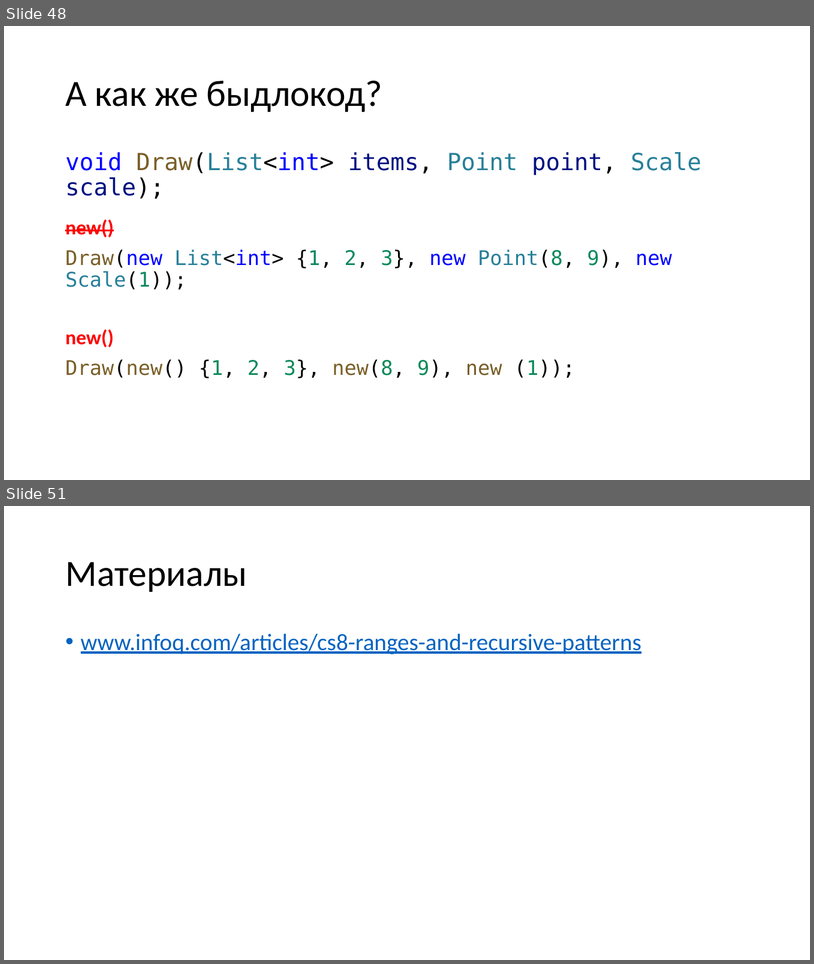
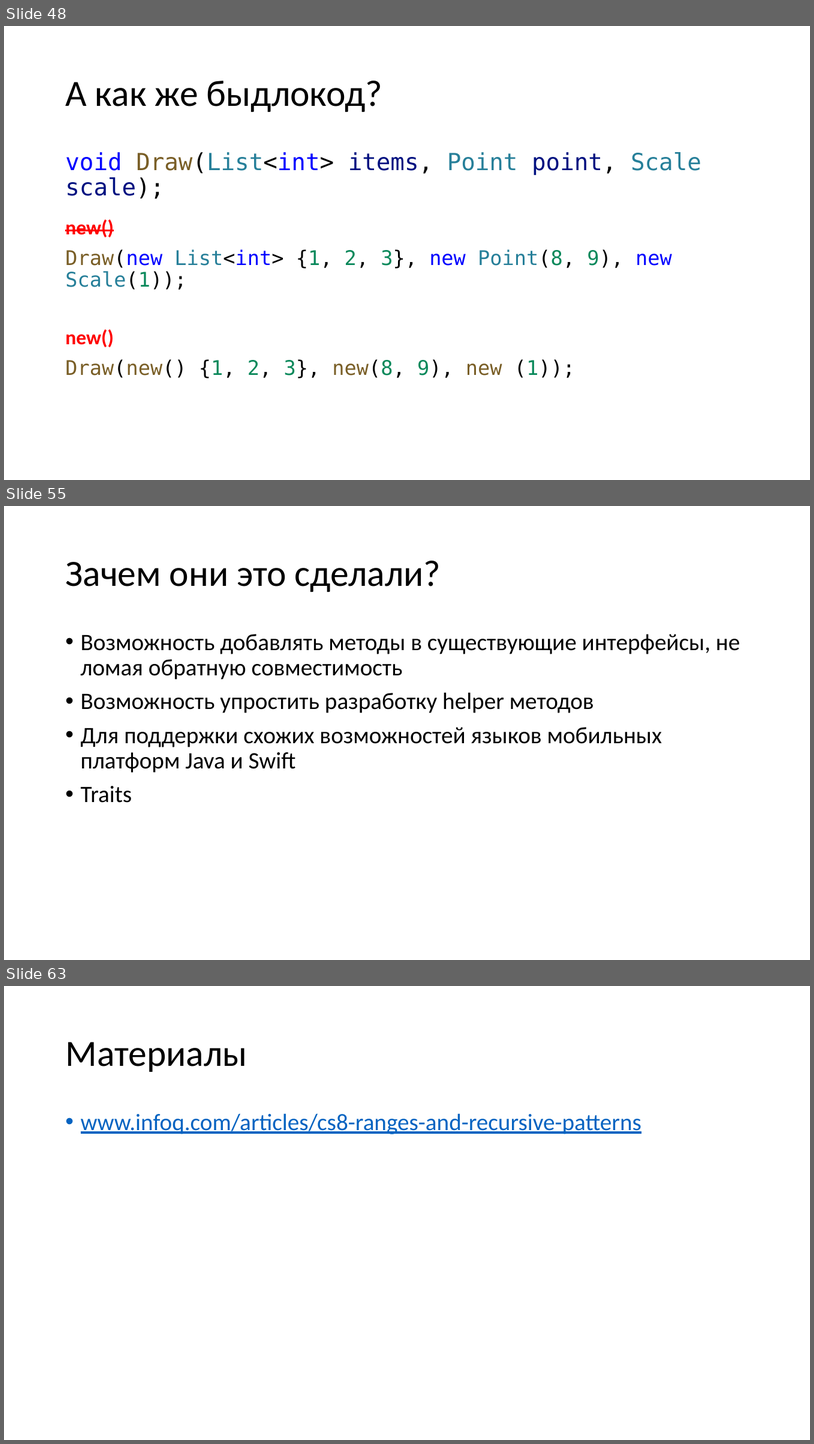
Before and after one commit to kugushev/presentations, a slide deck: Presentation.pptx. Shown one above the other, each under a label of ours: slides 48 and 51 before the commit, slides 48, 55 and 63 after it; the slides between them are not shown. The pictures are 814x964 and 814x1444 pixels, drawn with LibreOffice and Linux fonts; fonts in the diff are those of the drawing. Boxes give left, top, right and bottom in pixels: in the first picture for what was removed or moved away, otherwise in the second. Text is boxed around its words. In the diff, an @@ line names an element or a change of style, - is before the commit and + after.

```diff
--- a/Presentation.pptx
+++ b/Presentation.pptx
@@ slide 55 added at bbox=[4, 506, 810, 960], background #FFFFFF @@
@@ title added at bbox=[65, 561, 441, 592], 44 pt, text #000000 @@
+Зачем они это сделали?
@@ text added at bbox=[81, 634, 740, 802], 28 pt, text #000000 @@
+• Возможность добавлять методы в существующие интерфейсы, не ломая обратную совместимость
+• Возможность упростить разработку helper методов
+• Для поддержки схожих возможностей языков мобильных платформ Java и Swift
+• Traits
@@ what was slide 51 is now slide 63 @@
```
Also in this commit, not shown: 1 slide changed, 11 other slides added, 2 other files.
